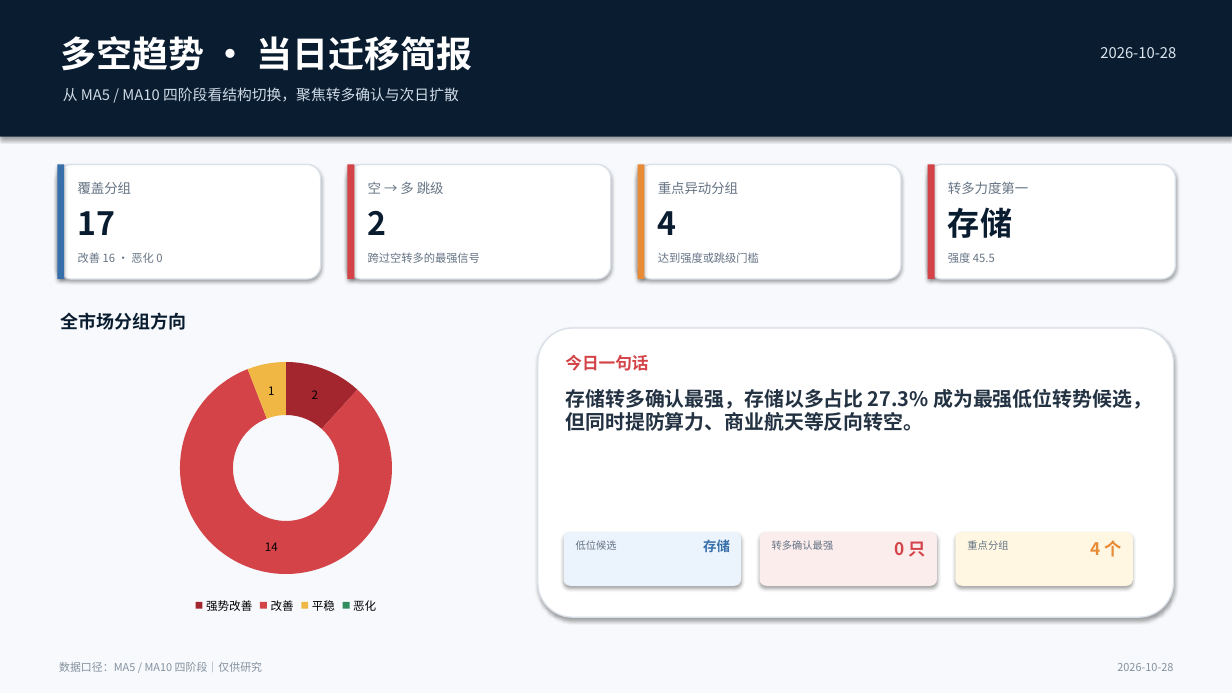
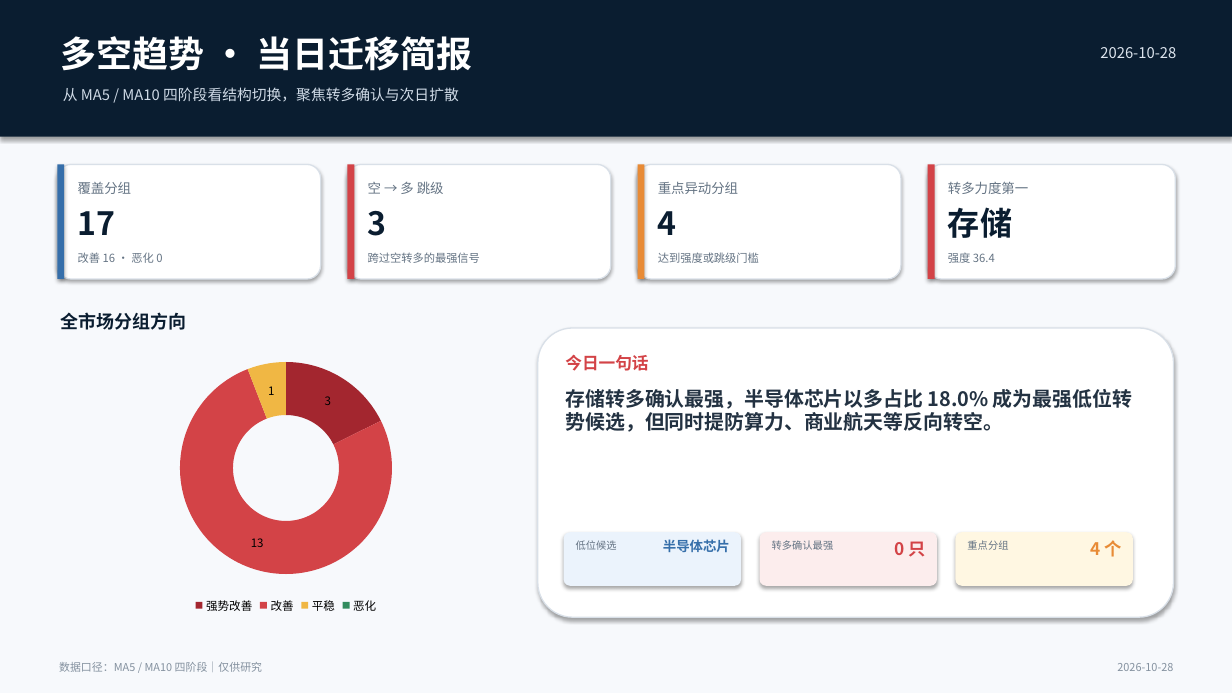
Before and after one commit to nancybhc/a-share-blast-lab, a slide deck: slide 1 of assets/多空阶段简报_2026-10-28.pptx. Drawn at 1232x693 pixels with LibreOffice and Linux fonts; fonts in the diff are those of the drawing. Boxes give left, top, right and bottom in pixels: in the first picture for what was removed or moved away, otherwise in the second. Text is boxed around its words. In the diff, an @@ line names an element or a change of style, - is before the commit and + after.

```diff
--- a/assets/多空阶段简报_2026-10-28.pptx
+++ b/assets/多空阶段简报_2026-10-28.pptx
@@ text at [368, 211, 387, 236]: text changed @@
-2
+3
@@ text at [948, 253, 995, 263]: text changed @@
-强度 45.5
+强度 36.4
@@ doughnut chart at [67, 349, 506, 617] @@
@@ Series 1, 强势改善: 2 to 3 @@
@@ Series 1, 改善: 14 to 13 @@
@@ text at [566, 389, 1132, 432]: text changed @@
-存储转多确认最强，存储以多占比 27.3% 成为最强低位转势候选，但同时提防算力、商业航天等反向转空。
+存储转多确认最强，半导体芯片以多占比 18.0% 成为最强低位转势候选，但同时提防算力、商业航天等反向转空。
@@ text at [663, 539, 730, 552]: text changed @@
-存储
+半导体芯片
```
Also in this commit, not shown: 3 other slides changed, 25 other files.
